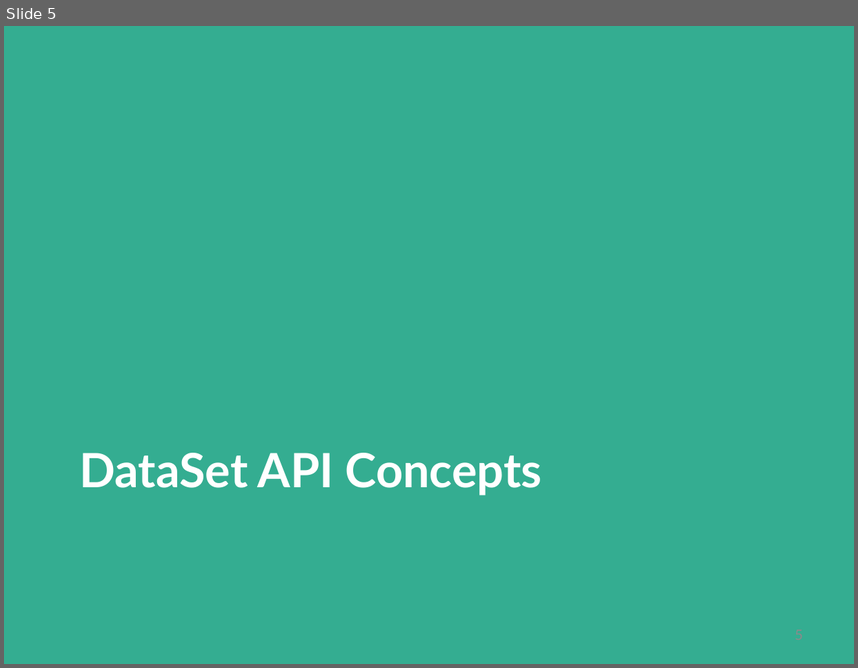
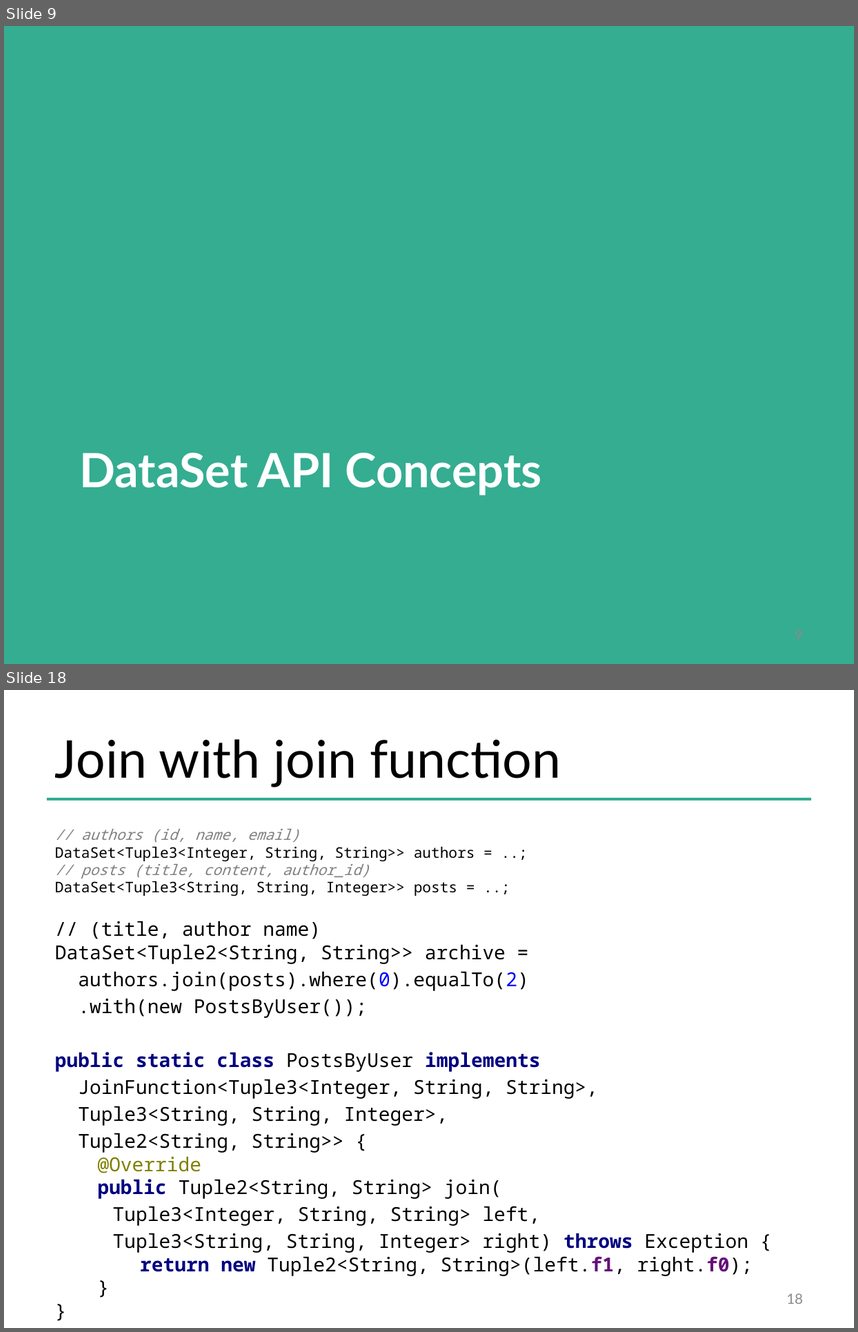
Before and after one commit to dataArtisans/flink-training-web, a slide deck: slides/flink_batch_basics.pptx. Shown one above the other, each under a label of ours: slide 5 before the commit, slides 9 and 18 after it; the slides between them are not shown. The pictures are 858x668 and 858x1332 pixels, drawn with LibreOffice and Linux fonts; fonts in the diff are those of the drawing; background and template pictures are left out. Boxes give left, top, right and bottom in pixels: in the first picture for what was removed or moved away, otherwise in the second. Text is boxed around its words. In the diff, an @@ line names an element or a change of style, - is before the commit and + after.

```diff
--- a/slides/flink_batch_basics.pptx
+++ b/slides/flink_batch_basics.pptx
@@ slide 18 added at (4, 690, 854, 1328), background #FFFFFF @@
@@ title added at (55, 739, 561, 787), 44 pt, text #000000 @@
+Join with join function
@@ line added from (47, 799) to (811, 799), #34AD91 2 pt @@
@@ text added at (55, 829, 753, 1276), 16.3 pt, text #000000 @@
+// authors (id, name, email)
+DataSet<Tuple3<Integer, String, String>> authors = ..;
+// posts (title, content, author_id)
+DataSet<Tuple3<String, String, Integer>> posts = ..;
+// (title, author name)
+DataSet<Tuple2<String, String>> archive =
+authors.join(posts).where(0).equalTo(2)
+.with(new PostsByUser());
+public static class PostsByUser implements
+JoinFunction<Tuple3<Integer, String, String>,
+Tuple3<String, String, Integer>,
+Tuple2<String, String>> {
+@Override
+public Tuple2<String, String> join(
+Tuple3<Integer, String, String> left,
+Tuple3<String, String, Integer> right) throws Exception {
+return new Tuple2<String, String>(left.f1, right.f0);
+}
+}
@@ page number added at (786, 1293, 803, 1303), 12 pt, text #8C8C8C @@
+18
@@ what was slide 5 is now slide 9 @@
```
Also in this commit, not shown: 6 slides changed, 15 other slides added.
